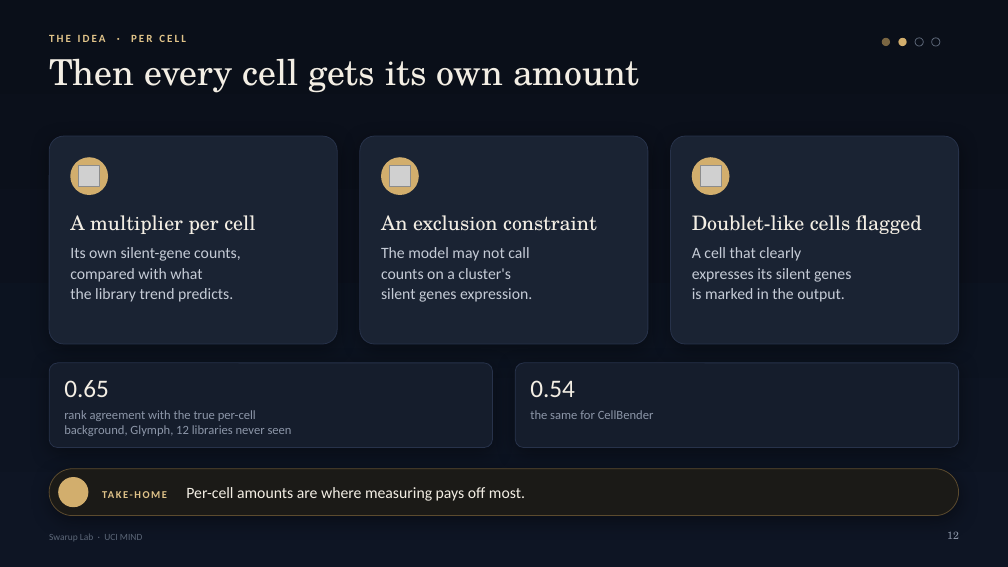
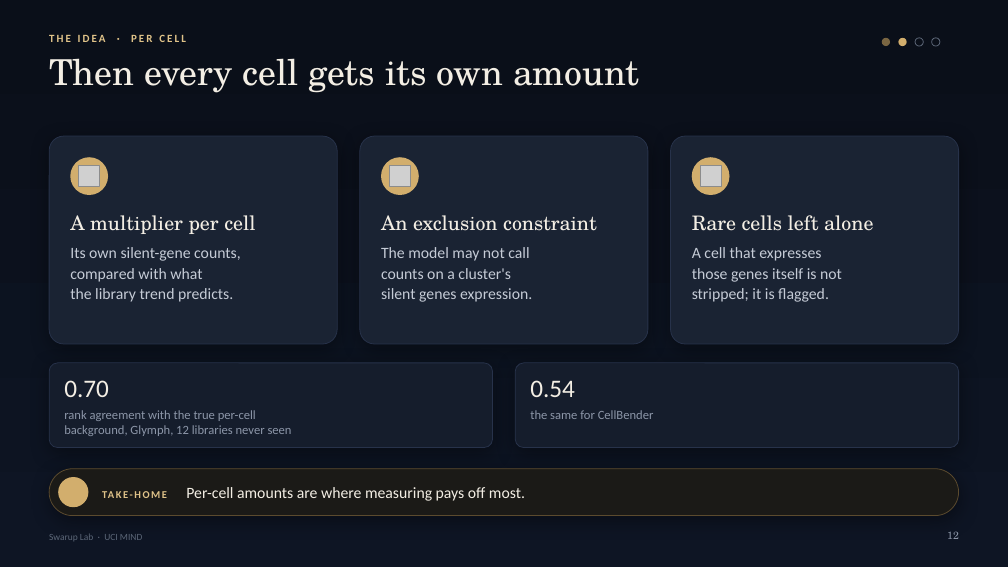
Before and after one commit to swaruplab/glymph, a slide deck: slide 12 of reports/Glymph_overview_dark.pptx. Drawn at 1008x567 pixels with LibreOffice and Linux fonts; fonts in the diff are those of the drawing; grey boxes stand for pictures; background and template pictures are left out. Boxes give left, top, right and bottom in pixels: in the first picture for what was removed or moved away, otherwise in the second. Text is boxed around its words. In the diff, an @@ line names an element or a change of style, - is before the commit and + after.

```diff
--- a/reports/Glymph_overview_dark.pptx
+++ b/reports/Glymph_overview_dark.pptx
@@ text at [692,215,873,231]: text changed @@
-Doublet-like cells flagged
+Rare cells left alone
@@ text at [692,247,842,302]: text changed @@
-A cell that clearly
-expresses its silent genes
-is marked in the output.
+A cell that expresses
+those genes itself is not
+stripped; it is flagged.
@@ text at [64,380,109,397]: text changed @@
-0.65
+0.70
```
Also in this commit, not shown: 8 other slides changed, 1 slide added, 27 other files.
